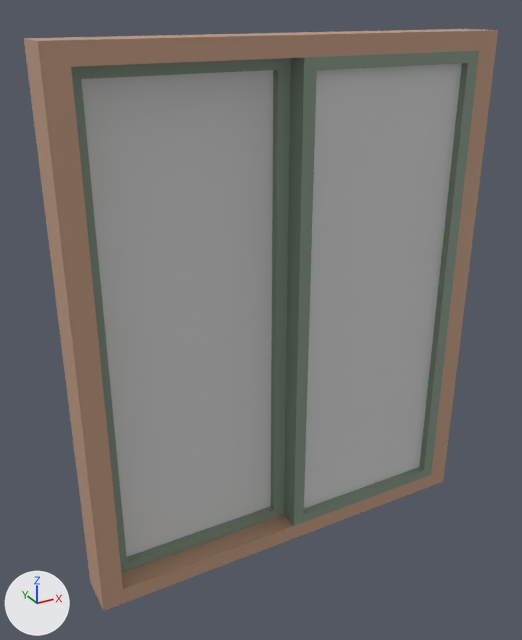
One commit to the FBX model Assets/Maya Files/Stage04/Modules/Wall_Door01.fbx: the scene before it, then after it.
Before and after are seen from a 50 mm lens placed at (0.43, -1.6, 2.51), pointed at (1.89, 1.05, 1.19). Every picture has the same lights, and +X, +Y and +Z are marked at lower left. Where no turn or scale is listed for an object, it has been applied to the vertices.

Script lines for the objects in view, before the commit:
```python
me_mesh = bpy.data.meshes.new('Mesh')
me_mesh.from_pydata(...)  # 40 vertices, 40 faces; spans x -1.0..1.0, y -0.1..0.1, z -1.2..1.2
me_mesh.materials.append(mat_stage03)  # picture img_t_stage03_png
me_mesh_001 = bpy.data.meshes.new('Mesh.001')
me_mesh_001.from_pydata(...)  # 24 vertices, 22 faces; spans x -0.45..0.45, y 0.0..0.1, z -1.12..1.12
# faces by material slot: [2, 20]
me_mesh_001.materials.append(mat_glass)  # light grey #d2d2d2
me_mesh_001.materials.append(mat_stage03)  # picture img_t_stage03_png
me_mesh_002 = bpy.data.meshes.new('Mesh.002')
me_mesh_002.from_pydata(...)  # 24 vertices, 22 faces; spans x -0.45..0.45, y -0.05..0.05, z -1.12..1.12
# faces by material slot: [2, 20]
me_mesh_002.materials.append(mat_glass)  # light grey #d2d2d2
me_mesh_002.materials.append(mat_stage03)  # picture img_t_stage03_png
ob_door01 = bpy.data.objects.new('Door01', me_mesh_001)
ob_door01.location = (2.451, 0.9, 1.2)
ob_door02 = bpy.data.objects.new('Door02', me_mesh_002)
ob_door02.location = (1.549, 1.05, 1.2)
ob_wall = bpy.data.objects.new('Wall', me_mesh)
ob_wall.location = (2.0, 1.0, 1.2)
```
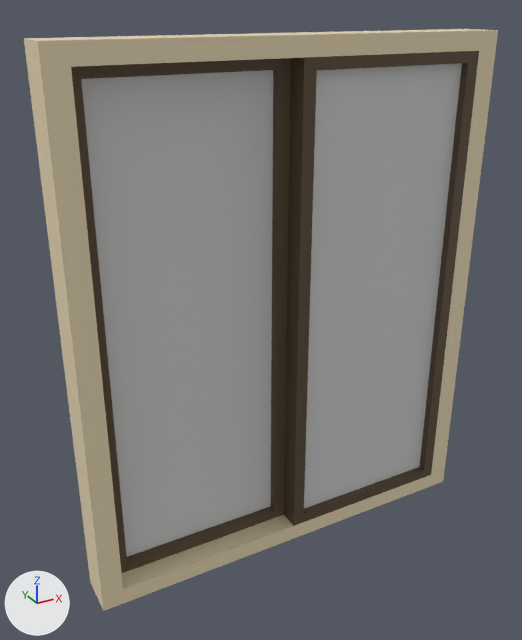
Where the newer file only moved an object's origin or applied its transform, the numbers keep the older frame.

Edits to the scene script, one JSON object a line:
```json
{"op": "add", "block": "img_t_stage04_png", "code": ["img_t_stage04_png = load_image('T_Stage04.png', '../../../Textures/Stage04/T_Stage04.png', 2048, 2048, 'sRGB')"]}
{"op": "add", "block": "mat_stage04", "code": ["mat_stage04 = principled_material('stage04')", "mat_stage04.texture = img_t_stage04_png"]}
{"block": "me_mesh", "where": "me_mesh.from_pydata(...)  # 40 vertices, 40 faces; spans x -1.0..1.0, y -0.1..0.1, z -1.2..1.2"}
{"op": "remove", "block": "me_mesh", "code": "me_mesh.materials.append(mat_stage03)  # picture img_t_stage03_png"}
{"op": "add", "block": "me_mesh", "code": "me_mesh.materials.append(mat_stage04)  # picture img_t_stage04_png"}
{"block": "me_mesh_002", "where": "me_mesh_002.from_pydata(...)  # 24 vertices, 22 faces; spans x -0.45..0.45, y -0.05..0.05, z -1.12..1.12"}
{"block": "me_mesh_002", "where": "# used by ob_door02; location = (1.549, 1.05, 1.2)"}
{"block": "me_mesh_002", "change": "me_mesh_002 part 2: all 20 faces that had it switch from mat_stage03 (picture img_t_stage03_png) to mat_stage04 (picture img_t_stage04_png)"}
{"block": "me_mesh_001", "where": "me_mesh_001.from_pydata(...)  # 24 vertices, 22 faces; spans x -0.45..0.45, y 0.0..0.1, z -1.12..1.12"}
{"block": "me_mesh_001", "where": "# used by ob_door01; location = (2.451, 0.9, 1.2)"}
{"block": "me_mesh_001", "change": "me_mesh_001 part 1: all 20 faces that had it switch from mat_stage03 (picture img_t_stage03_png) to mat_stage04 (picture img_t_stage04_png)"}
```

Changed parts and their boxes [x1, y1, x2, y2] in the pictures (522 x 640 px):
```json
{"object": "Wall", "change": "recoloured", "before": [24, 29, 498, 611], "after": [24, 29, 498, 611]}
{"part": 1, "of": "me_mesh_001", "change": "recoloured", "before": [284, 51, 479, 526], "after": [284, 51, 479, 526], "on screen": "grey to brown"}
{"part": 2, "of": "me_mesh_002", "change": "recoloured", "before": [71, 58, 291, 573], "after": [71, 58, 291, 573], "on screen": "grey to brown"}
```
